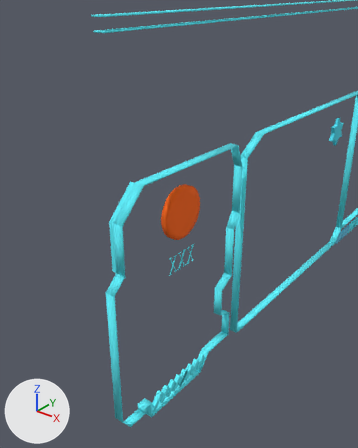
The OBJ model VirtualResume/model/info/info1.obj, before and after one commit.
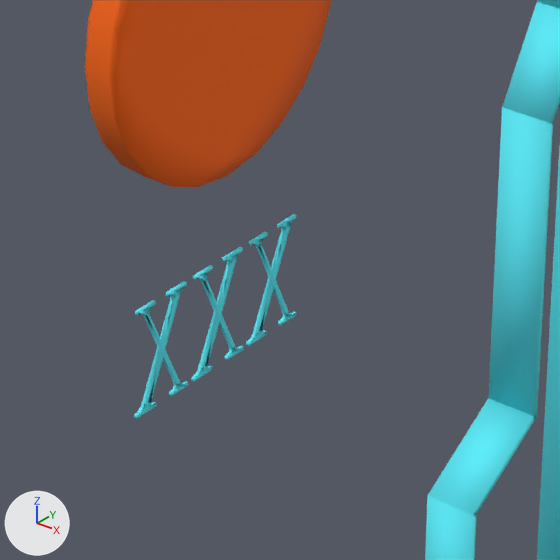
Each version is shown from a camera (50 mm lens) standing at (52.0, -183.8, -7.6) and looking at (-2.4, -115.9, -49.7), then close up on the part from 41% to 66% of the width and 47% to 67% of the height. The axes (+X, +Y, +Z) are drawn at lower left. The lights are the same throughout. Where no turn or scale is listed for an object, it has been applied to the vertices.

In view in the first close-up: 'Circle001', 'Rectangle059', 'Rectangle064', 'Rectangle065', 'Rectangle066', 'Rectangle067', 'Text005'.
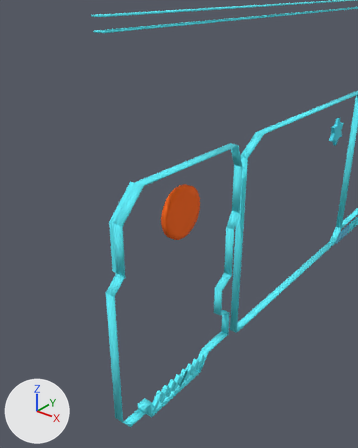
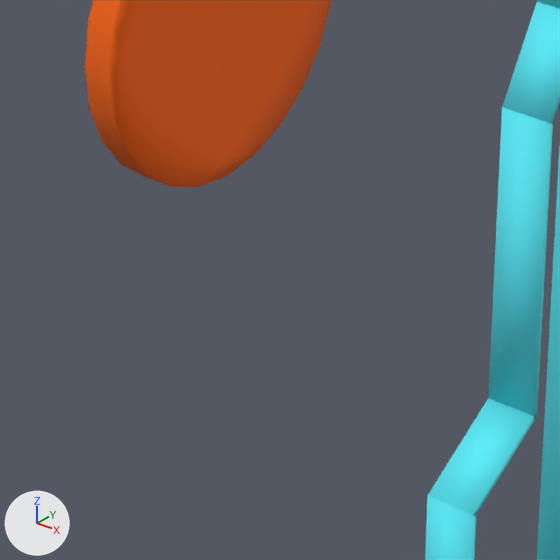
Pixel boxes (x1, y1, x2, y2) of what changed, in the close-ups (560 x 560 px):
'Text005', deleted
    before: (134, 214, 296, 419)

The change in detail:
Object 'Text005' (ob_text005) is deleted.
